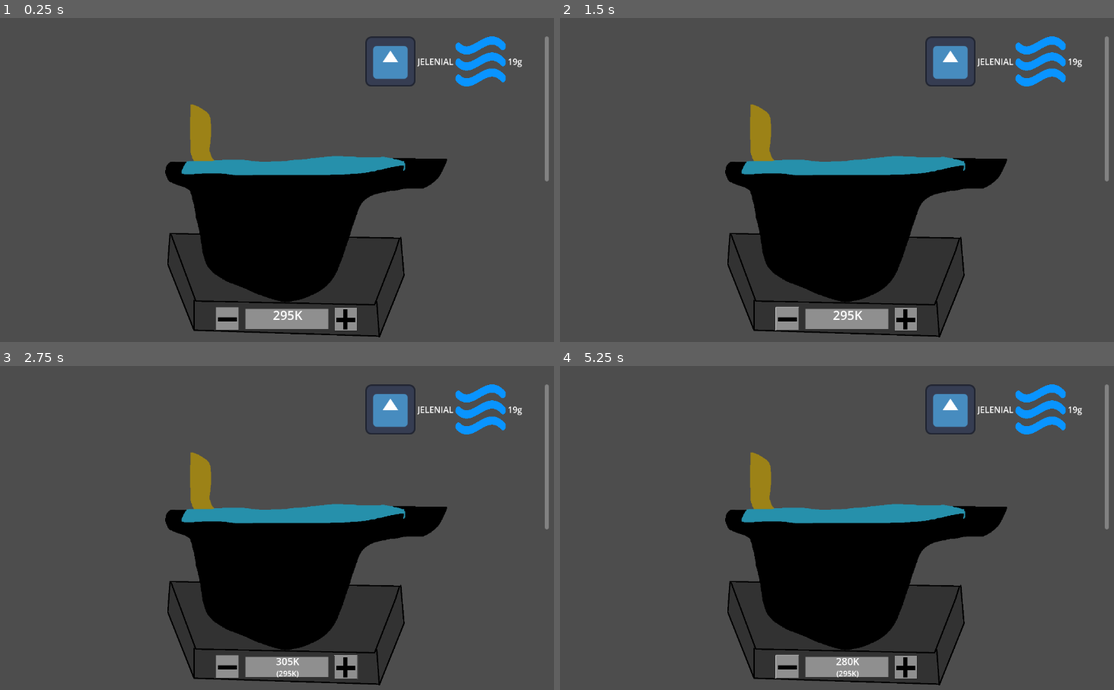
Above: before the commit, frames 1-4 (two rows, left to right).
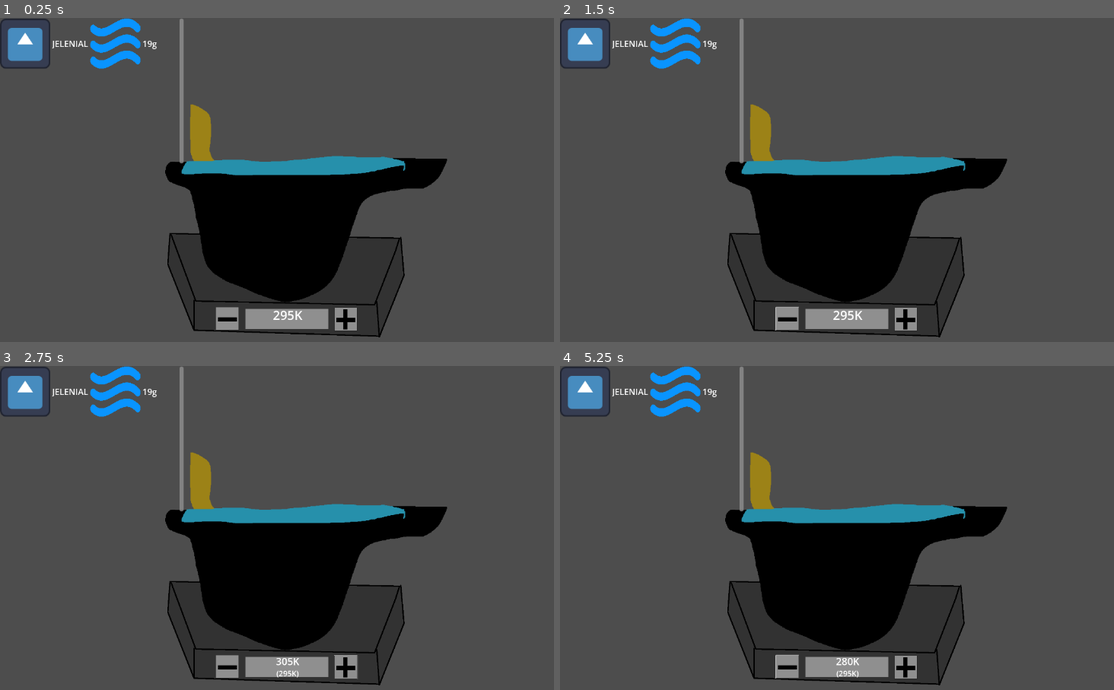
Above: after the commit, the same moments.

Repository: Gutek8134/poison-craft
Game: Godot game, scene res://scenes/prefabs/cauldron.tscn
The game is run twice, just before and just after one commit, with the same random seed, the same clock (stepped at 60 frames per second) and the same inputs. The project has no main scene, so this scene is started directly. The engine's default icon, where the game draws it, is replaced by a stand-in: a white triangle on a blue panel in a dark square.
Inputs (mouse positions are in pixels of both pictures, inside the frame that each line leads up to):
- Up to frame 1 (0.25 s): no input
- Up to frame 2 (1.5 s): click (903, 319) at 0.5 s; click (787, 319) at 1.25 s
- Up to frame 3 (2.75 s): click (343, 667) at 2 s
- Up to frame 4 (5.25 s): click (787, 667) at 2.75 s; click (903, 667) at 3.5 s; click (787, 667) at 4.25 s; tap Enter at 5 s; hold Shift from 5.03 s (still down)

The runs differ from the first frame. In frame 1, 4.0% of the frame differs, in the area x 0-100%, y 0-51%; in frame 2, 4.0%; in frame 3, 4.0%; in frame 4, 4.0%.

Commit message:
Moved part of cauldron functionality to new object

Diff:
--- a/scenes/prefabs/cauldron.tscn
+++ b/scenes/prefabs/cauldron.tscn
@@ -48,26 +48,5 @@
 scroll_active = false
 text_direction = 1
 
-[node name="substance_scroll" type="ScrollContainer" parent="."]
-layout_direction = 1
-anchors_preset = 15
-anchor_right = 1.0
-anchor_bottom = 1.0
-offset_left = 692.0
-offset_top = 35.0
-offset_right = 1040.0
-offset_bottom = 310.0
-grow_horizontal = 2
-grow_vertical = 2
-size_flags_horizontal = 3
-size_flags_vertical = 3
-horizontal_scroll_mode = 0
-vertical_scroll_mode = 2
-
-[node name="substance_grid" type="GridContainer" parent="substance_scroll"]
-layout_mode = 2
-size_flags_horizontal = 3
-size_flags_vertical = 3
-
 [connection signal="pressed" from="cauldron_sprite/increase_temperature" to="." method="_on_increase_temperature_button_pressed"]
 [connection signal="pressed" from="cauldron_sprite/decrease_temperature" to="." method="_on_decrease_temperature_button_pressed"]
--- /dev/null
+++ b/scenes/prefabs/container.tscn
@@ -0,0 +1,26 @@
+[gd_scene load_steps=2 format=3 uid="uid://chv6qeqta4eot"]
+
+[ext_resource type="Script" path="res://scripts/container.gd" id="1_hp8jt"]
+
+[node name="Container" type="Node2D"]
+script = ExtResource("1_hp8jt")
+
+[node name="substance_scroll" type="ScrollContainer" parent="."]
+layout_direction = 1
+anchors_preset = 15
+anchor_right = 1.0
+anchor_bottom = 1.0
+offset_top = 1.0
+offset_right = 348.0
+offset_bottom = 276.0
+grow_horizontal = 2
+grow_vertical = 2
+size_flags_horizontal = 3
+size_flags_vertical = 3
+horizontal_scroll_mode = 0
+vertical_scroll_mode = 2
+
+[node name="substance_grid" type="GridContainer" parent="substance_scroll"]
+layout_mode = 2
+size_flags_horizontal = 3
+size_flags_vertical = 3
--- a/scripts/cauldron.gd
+++ b/scripts/cauldron.gd
@@ -1,6 +1,4 @@
 extends Node2D
-
-const room_temperature: int = 295
 
 @export_group("limits")
 @export var max_temperature: int = 570
@@ -11,7 +9,7 @@
 @export_group("gameplay")
 @export var temperature_change_interval: int = 3
 
-const substance_representation_scene := (preload ("res://scenes/prefabs/ui/substance_repr.tscn") as PackedScene)
+const substance_container_scene := (preload ("res://scenes/prefabs/container.tscn") as PackedScene)
 
 ## In Kelvins, use set_target_temperature for
 var current_temperature: int:
@@ -25,12 +23,7 @@
 # Related to causing reactions
 
 ## key: string (substance name) = int (amount in grams)
-@onready var content: Dictionary = {}
-
-## key: string (substance name) = SubstanceRepresentation
-@onready var substance_representations: Dictionary = {}
-
-@onready var is_mixing := false
+@onready var content: SubstanceContainer
 
 var is_heating: bool:
 	get:
@@ -49,12 +42,15 @@
 # Graphics related
 
 @onready var temperature_display := $cauldron_sprite/temperature_display as RichTextLabel
-@onready var content_display := $substance_scroll/substance_grid as GridContainer
 
 # Called when the node enters the scene tree for the first time.
 func _ready():
-	current_temperature = room_temperature
+	content = substance_container_scene.instantiate()
+	content.data_table = data_table
+	content.timers_parent_node = self
+	current_temperature = SubstanceContainer.room_temperature
 	target_temperature = current_temperature
+	add_child(content)
 	_test()
 
 func self_destruct() -> void:
@@ -64,6 +60,7 @@
 ## In Kelvins
 func _set_current_temperature(new_temperature: int) -> void:
 	current_temperature = new_temperature
+	content.current_temperature = new_temperature
 	_update_temperature_display()
 	if current_temperature > max_temperature or current_temperature < min_temperature:
 		self_destruct()
@@ -76,9 +73,6 @@
 		target_temperature = clamp(new_temperature, min_temperature, max_temperature)
 	_update_temperature_display()
 
-func start_mixing() -> void:
-	is_mixing = true
-
 func increase_target_temperature(value: int=DEFAULT_TEMPERATURE_CHANGE) -> void:
 	target_temperature += value
 
@@ -86,48 +80,19 @@
 	target_temperature -= value
 
 ## Amount in grams
-func _add_substance(substance: SubstanceData, amount: int):
-	if amount == 0:
-		return
-
-	content[substance.name] = content.get(substance.name, 0) + amount
-
-	assert(content[substance.name] >= 0, "Content's value became negative, WTF?!")
-
-	if amount > 0:
-		if substance.name not in substance_representations:
-			var repr := substance_representation_scene.instantiate() as SubstanceRepresentation
-			repr.substance = Substance.new(substance, amount)
-			content_display.add_child(repr)
-			substance_representations[substance.name] = repr
-			return
-
-	elif content[substance.name] == 0:
-		(substance_representations[substance.name] as SubstanceRepresentation).queue_free()
-		substance_representations.erase(substance.name)
-		return
-
-	(substance_representations[substance.name] as SubstanceRepresentation).substance.amount = content[substance.name]
-
-## Amount in grams
 func add_substance(substance: SubstanceData, amount: int):
-	_add_substance(substance, amount)
-	_update_substance_display()
-	_update_ongoing_reactions()
+	content.add_substance(substance, amount)
+	content.update_substance_display()
+	content.update_ongoing_reactions()
 
 ## Amount in grams
 func add_ingredient(ingredient: Ingredient, amount: int):
 	for substance_name in ingredient.composition:
 		var substance_amount = amount * ingredient.composition[substance_name]
-		_add_substance(data_table.data[substance_name], substance_amount)
+		content.add_substance(data_table.data[substance_name], substance_amount)
 
-	_update_substance_display()
-	_update_ongoing_reactions()
-
-func _update_substance_display() -> void:
-	for representation: SubstanceRepresentation in substance_representations.values():
-		representation.update()
-	print(content)
+	content.update_substance_display()
+	content.update_ongoing_reactions()
 
 ## Interval in seconds
 func _start_approaching_target_temperature(interval: int=3) -> void:
@@ -143,90 +108,11 @@
 			current_temperature -= heating_power * interval
 		else:
 			current_temperature += heating_power * interval
-		_update_ongoing_reactions()
+		content.update_ongoing_reactions()
 
 	current_temperature = target_temperature
 	temperature_change_timer.stop()
-	_update_ongoing_reactions()
-
-func _update_ongoing_reactions() -> void:
-	var real_reactions: Array[SubstanceReaction] = []
-	for substance_name in content:
-		var substance := data_table.data[substance_name] as SubstanceData
-		for possible_reaction in substance.possible_reactions:
-			# Reactant not present
-			if possible_reaction.reactant_name not in content:
-				continue
-			# Not enough substance or reactant
-			if content[possible_reaction.substance_name] < possible_reaction.substance_amount or content[possible_reaction.reactant_name] < possible_reaction.reactant_amount:
-				# still may scale down
-				if not possible_reaction.scaling:
-					continue
-
-				possible_reaction = possible_reaction.scaled()
-				# check if there is enough substances if it can
-				if content[possible_reaction.substance_name] < possible_reaction.substance_amount or content[possible_reaction.reactant_name] < possible_reaction.reactant_amount:
-					continue
-
-			var conditions = possible_reaction.reaction_conditions
-			# Temperature is too low or too high
-			if conditions.min_temperature > current_temperature or conditions.max_temperature < current_temperature:
-				continue
-			# You need to mix the content in ordet for reaction to occur
-			if conditions.mixing and not is_mixing:
-				continue
-
-			# Some catalyst not present
-			var all_catalysts_present: bool = true
-			for catalyst in conditions.catalysts:
-				if catalyst not in content:
-					all_catalysts_present = false
-					break
-			if not all_catalysts_present:
-				continue
-
-			# Reaction should occur
-			real_reactions.append(possible_reaction)
-
-	# Difference update
-	# 1 - delete not present in real_reactions
-	for reaction_id in range(len(ongoing_reactions)):
-		var reaction = ongoing_reactions[reaction_id]
-		if reaction not in real_reactions:
-			ongoing_reactions.remove_at(reaction_id)
-			ongoing_reactions_timers.erase(reaction.name)
-
-	# 2 - add not present in ongoing_reactions
-	for reaction in real_reactions:
-		if reaction not in ongoing_reactions:
-			ongoing_reactions.append(reaction)
-			var timer = Timer.new()
-			timer.one_shot = false
-			timer.autostart = false
-			timer.wait_time = reaction.reaction_time
-			add_child(timer)
-			timer.start()
-			ongoing_reactions_timers[reaction.name] = timer
-
-			_reaction_coroutine(reaction)
-
-func _reaction_coroutine(reaction: SubstanceReaction):
-	var reaction_timer := (ongoing_reactions_timers[reaction.name] as Timer)
-	while true:
-		await reaction_timer.timeout
-		if reaction.name not in ongoing_reactions_timers:
-			break
-
-		_add_substance(data_table.data[reaction.substance_name], -reaction.substance_amount)
-		_add_substance(data_table.data[reaction.reactant_name], -reaction.reactant_amount)
-
-		for substance_name: String in reaction.outcome_substances:
-			_add_substance(data_table.data[substance_name], reaction.outcome_substances[substance_name])
-
-		current_temperature += reaction.temperature_change
-
-		_update_ongoing_reactions()
-		_update_substance_display()
+	content.update_ongoing_reactions()
 
 func _update_temperature_display() -> void:
 	temperature_display.text = "[center][font_size=50]%dK[/font_size][/center]" % current_temperature \
--- /dev/null
+++ b/scripts/container.gd
@@ -0,0 +1,151 @@
+class_name SubstanceContainer
+
+extends Node2D
+
+static var room_temperature: int = 295
+
+const substance_representation_scene := (preload ("res://scenes/prefabs/ui/substance_repr.tscn") as PackedScene)
+
+var current_temperature: int:
+	set = _set_current_temperature
+
+@onready var is_mixing: bool = false
+
+## key: string (substance name) = int (amount in grams)
+@onready var content: Dictionary = {}
+
+## key: string (substance name) = SubstanceRepresentation
+@onready var substance_representations: Dictionary = {}
+
+var data_table
+
+@onready var ongoing_reactions: Array[SubstanceReaction] = []
+## key(string - reaction name): Timer
+@onready var ongoing_reactions_timers: Dictionary = {}
+
+var timers_parent_node: Node
+@onready var content_display := $substance_scroll/substance_grid as GridContainer
+
+func update_substance_display() -> void:
+	for representation: SubstanceRepresentation in substance_representations.values():
+		representation.update()
+	print(content)
+
+func update_ongoing_reactions() -> void:
+	var real_reactions: Array[SubstanceReaction] = []
+	for substance_name in content:
+		var substance := data_table.data[substance_name] as SubstanceData
+		for possible_reaction in substance.possible_reactions:
+			# Reactant not present
+			if possible_reaction.reactant_name not in content:
+				continue
+			# Not enough substance or reactant
+			if content[possible_reaction.substance_name] < possible_reaction.substance_amount or content[possible_reaction.reactant_name] < possible_reaction.reactant_amount:
+				# still may scale down
+				if not possible_reaction.scaling:
+					continue
+
+				possible_reaction = possible_reaction.scaled()
+				# check if there is enough substances if it can
+				if content[possible_reaction.substance_name] < possible_reaction.substance_amount or content[possible_reaction.reactant_name] < possible_reaction.reactant_amount:
+					continue
+
+			var conditions = possible_reaction.reaction_conditions
+			# Temperature is too low or too high
+			if conditions.min_temperature > current_temperature or conditions.max_temperature < current_temperature:
+				continue
+			# You need to mix the content in ordet for reaction to occur
+			if conditions.mixing and not is_mixing:
+				continue
+
+			# Some catalyst not present
+			var all_catalysts_present: bool = true
+			for catalyst in conditions.catalysts:
+				if catalyst not in content:
+					all_catalysts_present = false
+					break
+			if not all_catalysts_present:
+				continue
+
+			# Reaction should occur
+			real_reactions.append(possible_reaction)
+
+	# Difference update
+	# 1 - delete not present in real_reactions
+	for reaction_id in range(len(ongoing_reactions)):
+		var reaction = ongoing_reactions[reaction_id]
+		if reaction not in real_reactions:
+			ongoing_reactions.remove_at(reaction_id)
+			ongoing_reactions_timers.erase(reaction.name)
+
+	# 2 - add not present in ongoing_reactions
+	for reaction in real_reactions:
+		if reaction not in ongoing_reactions:
+			ongoing_reactions.append(reaction)
+			var timer = Timer.new()
+			timer.one_shot = false
+			timer.autostart = false
+			timer.wait_time = reaction.reaction_time
+			timers_parent_node.add_child(timer)
+			timer.start()
+			ongoing_reactions_timers[reaction.name] = timer
+
+			_reaction_coroutine(reaction)
+
+func _reaction_coroutine(reaction: SubstanceReaction):
+	var reaction_timer := (ongoing_reactions_timers[reaction.name] as Timer)
+	while true:
+		await reaction_timer.timeout
+		if reaction.name not in ongoing_reactions_timers:
+			break
+
+		_add_substance(data_table.data[reaction.substance_name], -reaction.substance_amount)
+		_add_substance(data_table.data[reaction.reactant_name], -reaction.reactant_amount)
+
+		for substance_name: String in reaction.outcome_substances:
+			_add_substance(data_table.data[substance_name], reaction.outcome_substances[substance_name])
+
+		current_temperature += reaction.temperature_change
+
+		update_ongoing_reactions()
+		update_substance_display()
+
+func add_substance(substance: SubstanceData, amount: int):
+	_add_substance(substance, amount)
+	update_ongoing_reactions()
+	update_substance_display()
+
+## Amount in grams
+func _add_substance(substance: SubstanceData, amount: int):
+	if amount == 0:
+		return
+
+	content[substance.name] = content.get(substance.name, 0) + amount
+
+	assert(content[substance.name] >= 0, "Content's value became negative, WTF?!")
+
+	if amount > 0:
+		if substance.name not in substance_representations:
+			var repr := substance_representation_scene.instantiate() as SubstanceRepresentation
+			repr.substance = Substance.new(substance, amount)
+			content_display.add_child(repr)
+			substance_representations[substance.name] = repr
+			return
+
+	elif content[substance.name] == 0:
+		(substance_representations[substance.name] as SubstanceRepresentation).queue_free()
+		substance_representations.erase(substance.name)
+		return
+
+	(substance_representations[substance.name] as SubstanceRepresentation).substance.amount = content[substance.name]
+
+func start_mixing() -> void:
+	is_mixing = true
+
+func stop_mixing() -> void:
+	is_mixing = false
+
+func _set_current_temperature(new_temperature: int):
+	current_temperature = new_temperature
+	update_ongoing_reactions()
+	update_substance_display()
